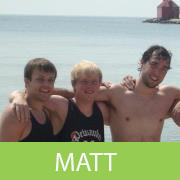
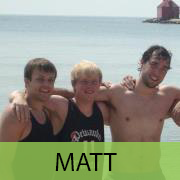
Before/after of a w=180, h=180 layered artwork. What changed in the layer stack:
painted on "MATT" over 55, 153, 117, 171
"Rectangle 1": opacity 100% → 80% over 0, 142, 180, 180
